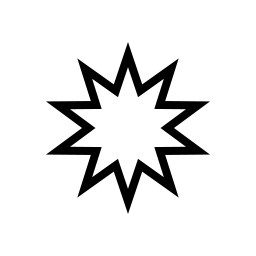
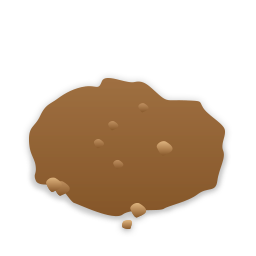
Comparing the layer stacks of the two 256x256 images. Changes:
removed layer "Shape 1" over [46, 42, 210, 214]
added layer "Vector Smart Object" above "Layer 1" over [29, 78, 225, 229]
added layer "Layer 1" (10%) above "Polygon 1" over [24, 136, 231, 235]
